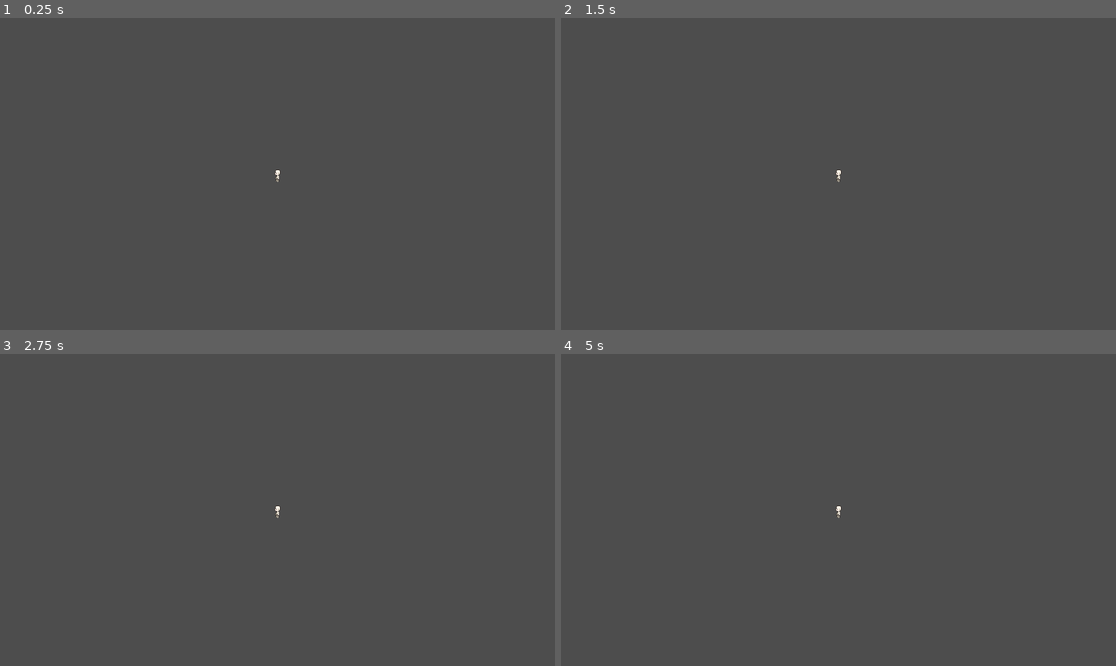
Above: before the commit, frames 1-4 (two rows, left to right).
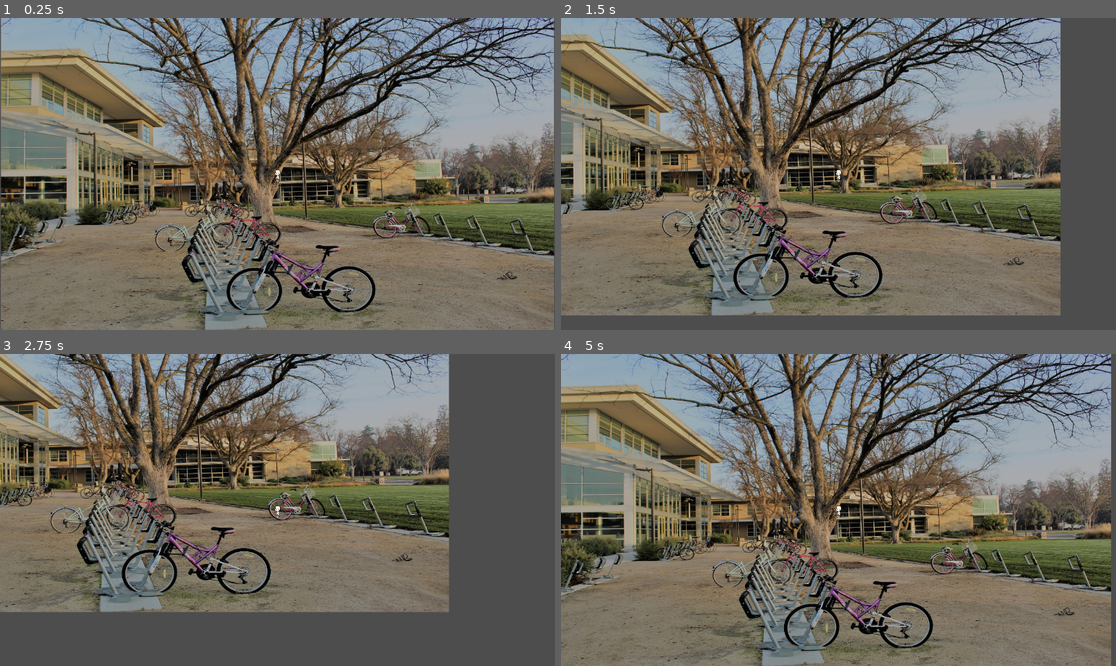
Above: after the commit, the same moments.

Repository: nithinsenthil/UCDBTS
Game: Godot game, scene res://Scenes/world.tscn
Two runs of this game, one before a commit and one after it. Both use one fixed random seed, a clock stepped at 60 frames per second and the inputs below.
Inputs:
- Up to frame 1 (0.25 s): no input
- Up to frame 2 (1.5 s): tap Enter at 0.5 s; hold D (Right) 0.53-1.28 s; hold S (Down) from 1.28 s (still down)
- Up to frame 3 (2.75 s): release S (Down) at 2.03 s; hold D (Right) from 2.03 s (still down)
- Up to frame 4 (5 s): release D (Right) at 2.78 s; hold W (Up) 2.78-3.53 s; hold A (Left) from 3.53 s (still down)

The runs differ from the first frame. In frame 1, 91% of the frame differs, in the area x 0-100%, y 0-100%; in frame 2, 78%; in frame 3, 60%; in frame 4, 90%.

Commit message:
feat: Add filler background and fit player collision shape

Diff:
--- a/ucdbts/Scenes/player.tscn
+++ b/ucdbts/Scenes/player.tscn
@@ -4,8 +4,9 @@
 [ext_resource type="Texture2D" uid="uid://dol58tj1ue5u3" path="res://Assets/character/idle_spritesheet.png" id="2_cvnsp"]
 [ext_resource type="Texture2D" uid="uid://cj4nyh7u5oryo" path="res://Assets/character/run_spritesheet.png" id="3_6t5aa"]
 
-[sub_resource type="RectangleShape2D" id="RectangleShape2D_8j60k"]
-size = Vector2(128, 128)
+[sub_resource type="CapsuleShape2D" id="CapsuleShape2D_6t5aa"]
+radius = 6.0
+height = 26.0
 
 [sub_resource type="AtlasTexture" id="AtlasTexture_vgqql"]
 atlas = ExtResource("2_cvnsp")
@@ -255,9 +256,9 @@
 script = ExtResource("1_cvnsp")
 
 [node name="CollisionShape2D" type="CollisionShape2D" parent="."]
-shape = SubResource("RectangleShape2D_8j60k")
+position = Vector2(0, 3)
+shape = SubResource("CapsuleShape2D_6t5aa")
 
 [node name="AnimatedSprite2D" type="AnimatedSprite2D" parent="."]
 sprite_frames = SubResource("SpriteFrames_yh6i2")
 animation = &"run_side"
-frame_progress = 0.48732522
--- a/ucdbts/Scenes/world.tscn
+++ b/ucdbts/Scenes/world.tscn
@@ -1,7 +1,8 @@
-[gd_scene load_steps=3 format=3 uid="uid://bph0o3bjp53sx"]
+[gd_scene load_steps=4 format=3 uid="uid://bph0o3bjp53sx"]
 
 [ext_resource type="Script" uid="uid://cxh2054id48ig" path="res://Scripts/camera_one.gd" id="1_go701"]
 [ext_resource type="PackedScene" uid="uid://dmlnsq8mvdrq7" path="res://Scenes/player.tscn" id="2_go701"]
+[ext_resource type="Texture2D" uid="uid://cbfk6vu0papus" path="res://Assets/environment/ucdavis.jpg" id="3_5a7ea"]
 
 [node name="World" type="Node"]
 
@@ -10,3 +11,9 @@
 _target = NodePath("../Player")
 
 [node name="Player" parent="." instance=ExtResource("2_go701")]
+
+[node name="Background" type="Sprite2D" parent="."]
+z_index = -1
+position = Vector2(0, -3.0517578e-05)
+scale = Vector2(0.59791666, 0.50703126)
+texture = ExtResource("3_5a7ea")
Binary file added: ucdbts/Assets/environment/ucdavis.jpg
Not shown, added: ucdbts/Assets/environment/ucdavis.jpg.import
